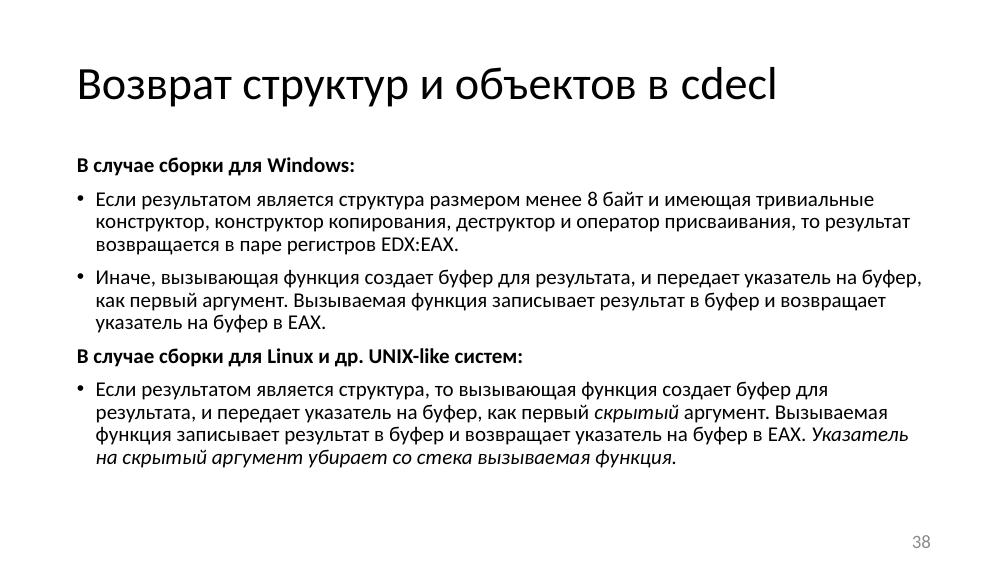
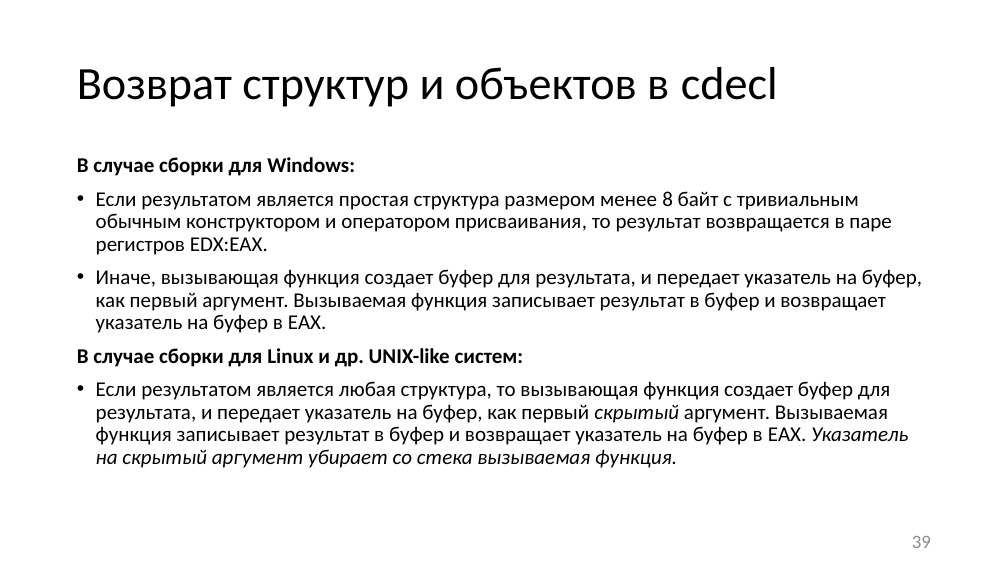
Before and after one commit to itsecd/low-level-programming, a slide deck: slide 39 of Lectures/3.Calling_conventions/Lecture3.pptx (slide 38 before the commit). Drawn at 1008x567 pixels with LibreOffice and Linux fonts; fonts in the diff are those of the drawing. Boxes give left, top, right and bottom in pixels: in the first picture for what was removed or moved away, otherwise in the second. Text is boxed around its words. In the diff, an @@ line names an element or a change of style, - is before the commit and + after.

```diff
--- a/Lectures/3.Calling_conventions/Lecture3.pptx
+++ b/Lectures/3.Calling_conventions/Lecture3.pptx
@@ text at bbox=[96, 191, 892, 255]: text changed @@
-• Если результатом является структура размером менее 8 байт и имеющая тривиальные конструктор, конструктор копирования, деструктор и оператор присваивания, то результат возвращается в паре регистров EDX:EAX.
+• Если результатом является простая структура размером менее 8 байт с тривиальным обычным конструктором и оператором присваивания, то результат возвращается в паре регистров EDX:EAX.
@@ text at bbox=[96, 381, 908, 468]: text changed @@
-• Если результатом является структура, то вызывающая функция создает буфер для результата, и передает указатель на буфер, как первый скрытый аргумент. Вызываемая функция записывает результат в буфер и возвращает указатель на буфер в EAX. Указатель на скрытый аргумент убирает со стека вызываемая функция.
+• Если результатом является любая структура, то вызывающая функция создает буфер для результата, и передает указатель на буфер, как первый скрытый аргумент. Вызываемая функция записывает результат в буфер и возвращает указатель на буфер в EAX. Указатель на скрытый аргумент убирает со стека вызываемая функция.
@@ page number at bbox=[912, 536, 931, 548]: text changed @@
-38
+39
```
Also in this commit, not shown: 17 other slides changed, 1 slide added, 9 other files.
